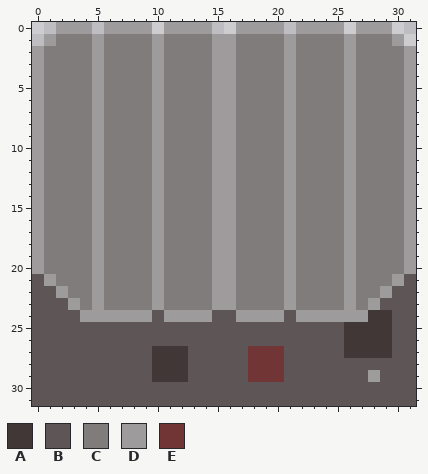
One commit to this pixel-art sprite: lander/images/landingpad.png. The picture above was drawn from the file before the commit.
The file is 32x32 pixels.
Palette (. is transparent): A #423737  B #5e5656  C #817c7c  D #9d9b9b  E #723535
The same view after the edit:
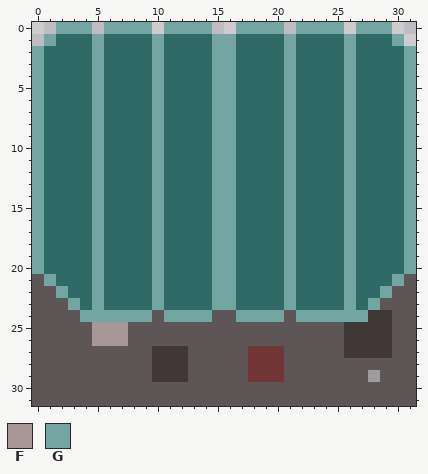
Colours new in this view: F #a99696  G #73a6a2
Diff:
colour C: #817c7c -> #306a66
Changed rows in their new state; - is a pixel that keeps its letter.
first column x 0:
 0 --GGG-GGGG-GGGG--GGGG-GGGG-GGG--
 1 -G---G----G----GG----G----G---G-
 2 G----G----G----GG----G----G----G
 3 G----G----G----GG----G----G----G
 4 G----G----G----GG----G----G----G
 5 G----G----G----GG----G----G----G
 6 G----G----G----GG----G----G----G
 7 G----G----G----GG----G----G----G
 8 G----G----G----GG----G----G----G
 9 G----G----G----GG----G----G----G
10 G----G----G----GG----G----G----G
11 G----G----G----GG----G----G----G
12 G----G----G----GG----G----G----G
13 G----G----G----GG----G----G----G
14 G----G----G----GG----G----G----G
15 G----G----G----GG----G----G----G
16 G----G----G----GG----G----G----G
17 G----G----G----GG----G----G----G
18 G----G----G----GG----G----G----G
19 G----G----G----GG----G----G----G
20 G----G----G----GG----G----G----G
21 -G---G----G----GG----G----G---G-
22 --G--G----G----GG----G----G--G--
23 ---G-G----G----GG----G----G-G---
24 ----GGGGGG-GGGG--GGGG-GGGGGG----
25 -----FFF------------------------
26 -----FFF------------------------
Boxes around the changes in both pictures, in picture pixels (x1, y1, x2, y2):
changed: (32, 22, 416, 346)
